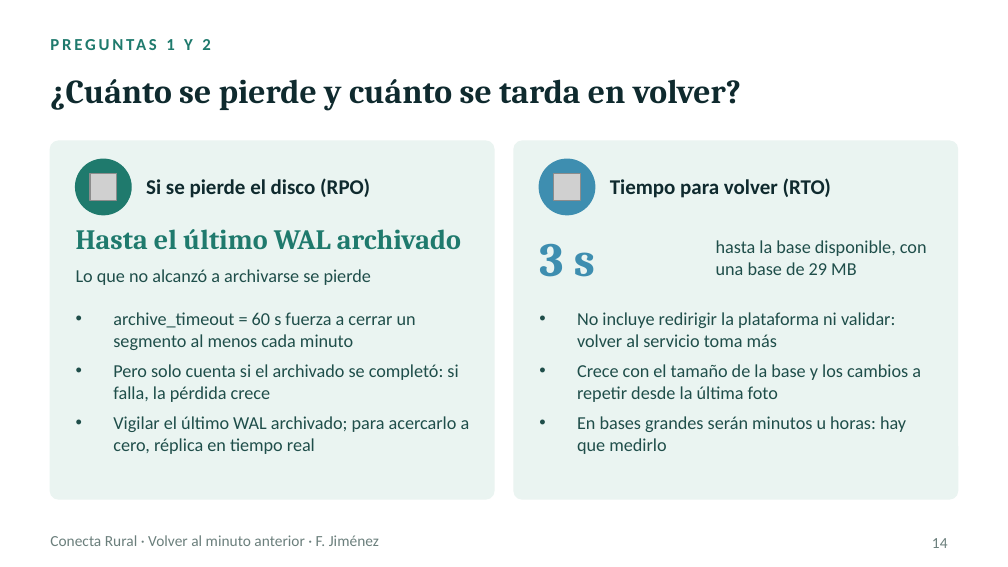
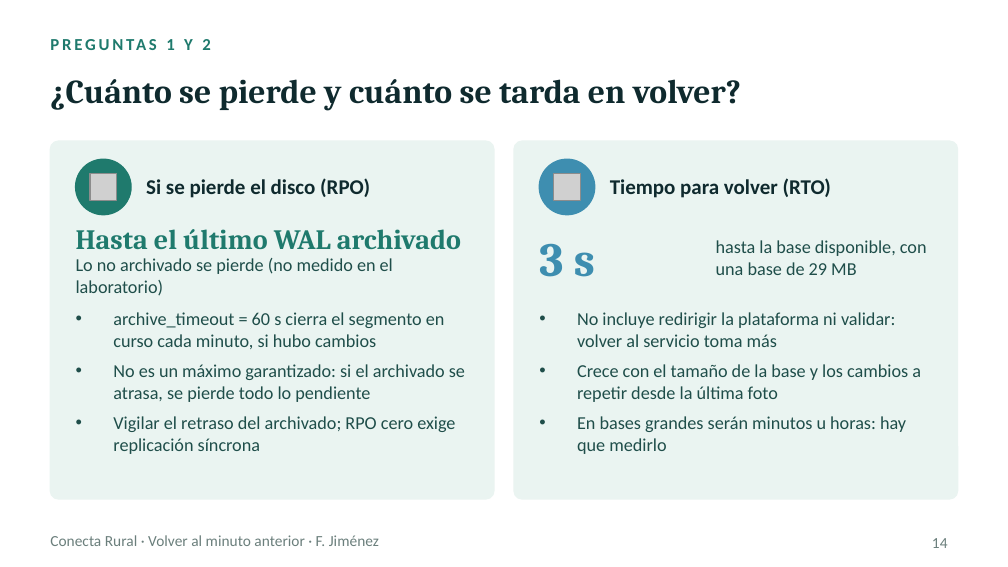
Before and after one commit to fjimenezbravo/dba-sgd-pitr, a slide deck: slide 14 of presentation/Volver_al_minuto_anterior_v5.pptx. Drawn at 1008x567 pixels with LibreOffice and Linux fonts; fonts in the diff are those of the drawing; grey boxes stand for pictures. Boxes give left, top, right and bottom in pixels: in the first picture for what was removed or moved away, otherwise in the second. Text is boxed around its words. In the diff, an @@ line names an element or a change of style, - is before the commit and + after.

```diff
--- a/presentation/Volver_al_minuto_anterior_v5.pptx
+++ b/presentation/Volver_al_minuto_anterior_v5.pptx
@@ text at [76, 258, 393, 296]: text changed @@
-Lo que no alcanzó a archivarse se pierde
+Lo no archivado se pierde (no medido en el laboratorio)
@@ text at [113, 312, 465, 454]: text changed @@
-• archive_timeout = 60 s fuerza a cerrar un segmento al menos cada minuto
-• Pero solo cuenta si el archivado se completó: si falla, la pérdida crece
-• Vigilar el último WAL archivado; para acercarlo a cero, réplica en tiempo real
+• archive_timeout = 60 s cierra el segmento en curso cada minuto, si hubo cambios
+• No es un máximo garantizado: si el archivado se atrasa, se pierde todo lo pendiente
+• Vigilar el retraso del archivado; RPO cero exige replicación síncrona
```
Also in this commit, not shown: 1 other file.
